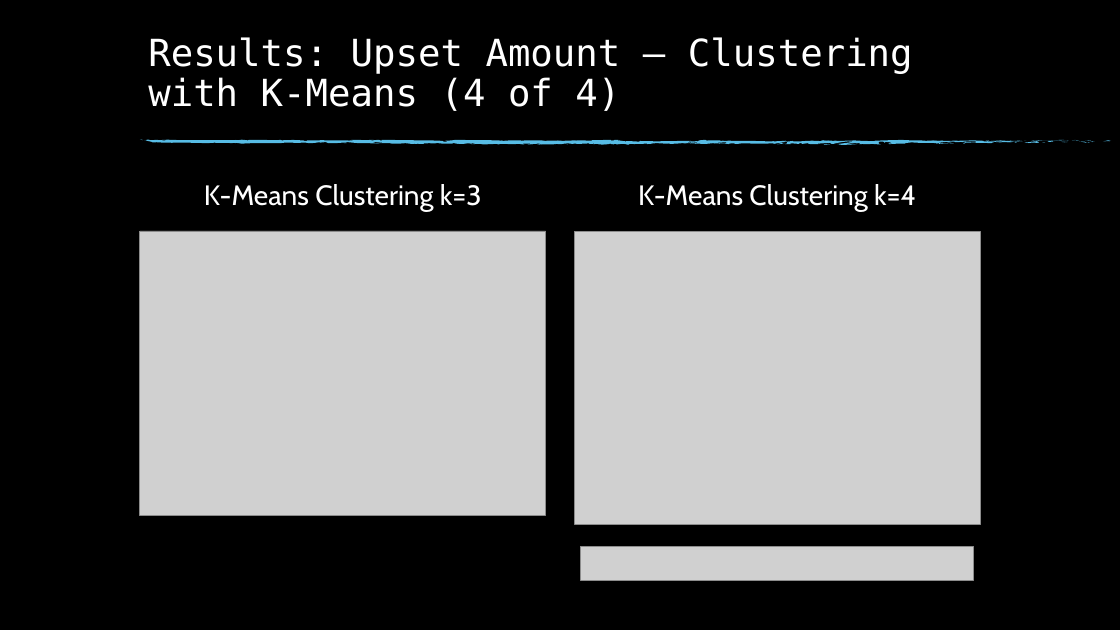
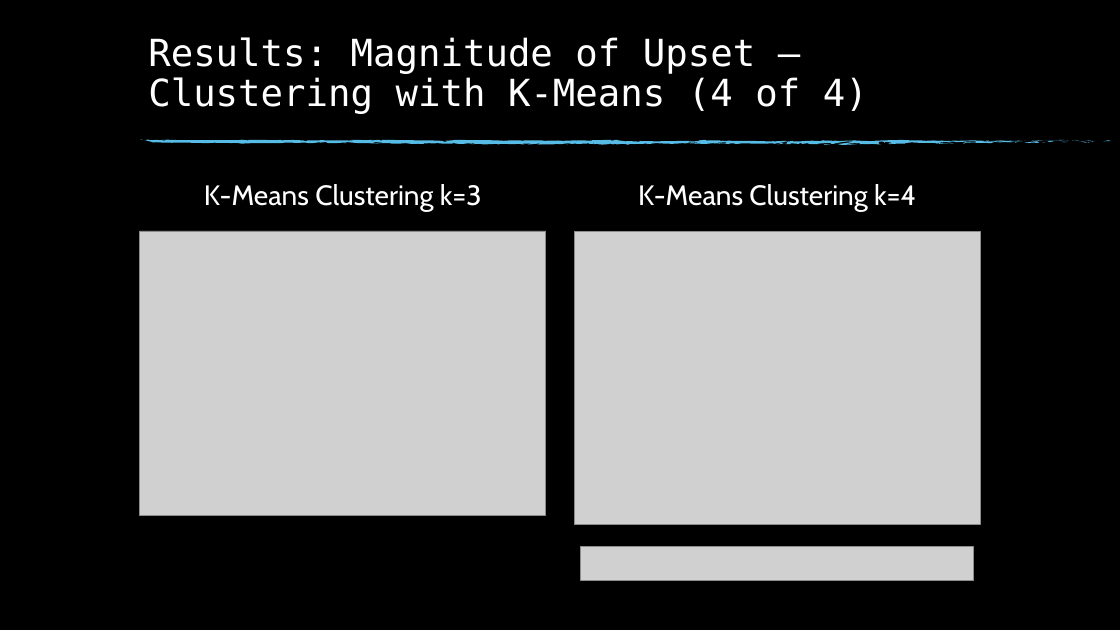
Before and after one commit to msnyde8/Graduate_Project-Upset_Potential, a slide deck: slide 16 of Upset Potential in the NFL.pptx. Drawn at 1120x630 pixels with LibreOffice and Linux fonts; fonts in the diff are those of the drawing; grey boxes stand for pictures; background and template pictures are left out. Boxes give left, top, right and bottom in pixels: in the first picture for what was removed or moved away, otherwise in the second. Text is boxed around its words. In the diff, an @@ line names an element or a change of style, - is before the commit and + after.

```diff
--- a/Upset Potential in the NFL.pptx
+++ b/Upset Potential in the NFL.pptx
@@ title at (x1=148, y1=37, x2=868, y2=114): text changed @@
-Results: Upset Amount – Clustering with K-Means (4 of 4)
+Results: Magnitude of Upset – Clustering with K-Means (4 of 4)
```
Also in this commit, not shown: 9 other slides changed, 6 slides added, 1 slide removed, 3 other files.
